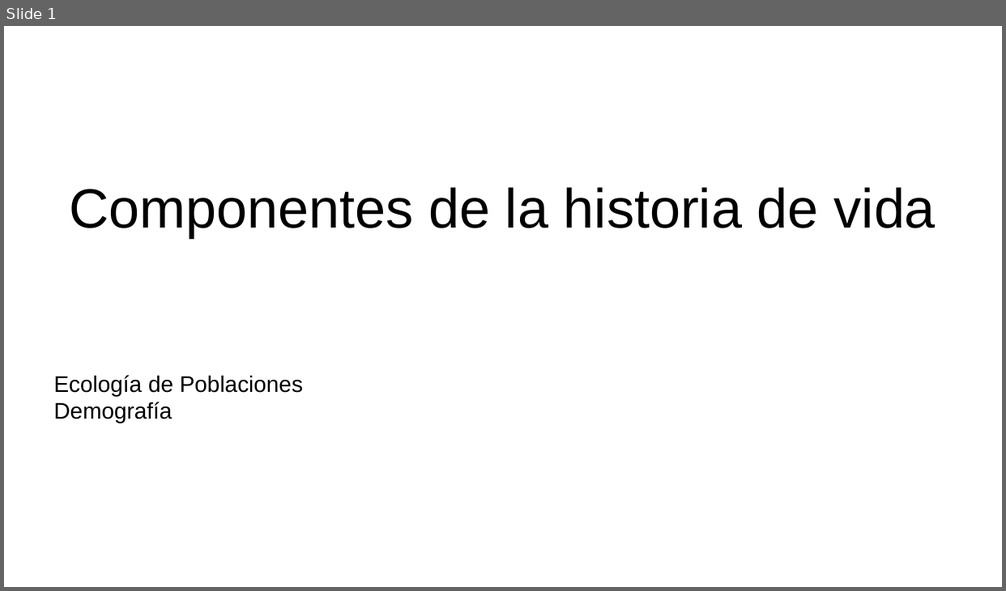
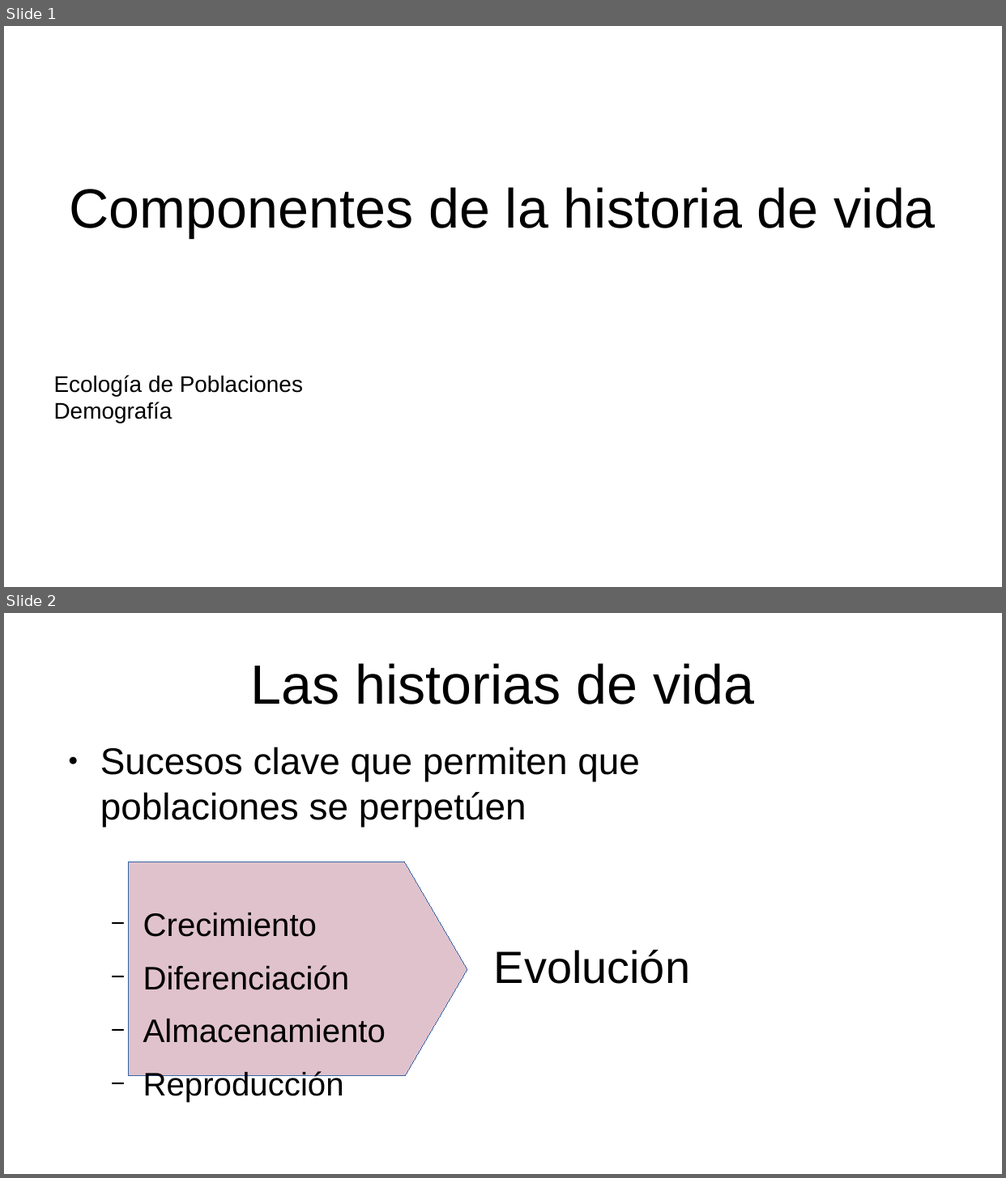
Before and after one commit to gerardommc/Ecologia-poblaciones, a slide deck: Unidad-3/Componentes-historia.odp. Shown one above the other, each under a label of ours: slide 1 before the commit, slides 1 and 2 after it. The pictures are 1006x591 and 1006x1178 pixels, drawn with LibreOffice and Linux fonts; fonts in the diff are those of the drawing. Boxes give left, top, right and bottom in pixels: in the first picture for what was removed or moved away, otherwise in the second. Text is boxed around its words. In the diff, an @@ line names an element or a change of style, - is before the commit and + after.

```diff
--- a/Unidad-3/Componentes-historia.odp
+++ b/Unidad-3/Componentes-historia.odp
@@ slide 2 added at [4, 613, 1002, 1174], background #FFFFFF @@
@@ title added at [250, 663, 754, 705], 44 pt, text #000000 @@
+Las historias de vida
@@ text added at [100, 747, 640, 1043], 25.9 pt, text #000000 @@
+● Sucesos clave que permiten que poblaciones se perpetúen
+  − Crecimiento
+  − Diferenciación
+  − Almacenamiento
+  − Reproducción
@@ freeform shape added at [129, 863, 467, 1076], fill #E0C2CD, outline #3465A4 0 pt @@
@@ text added at [494, 950, 690, 984], 36 pt, text #000000 @@
+Evolución
```
Also in this commit, not shown: 2 other slides added.
